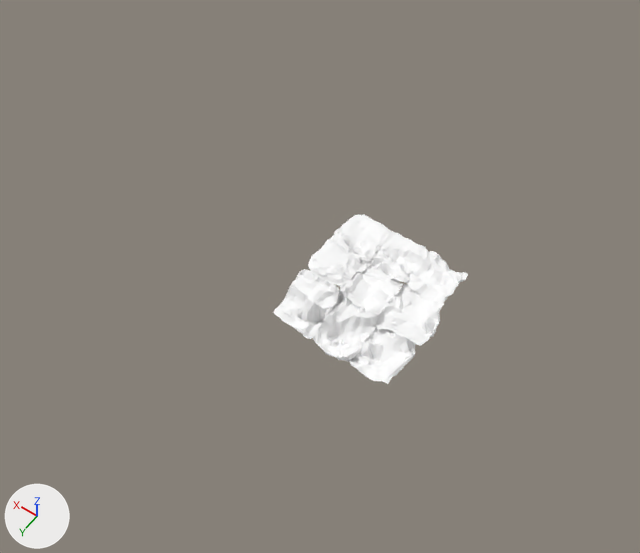
Renders of the COLLADA model sim/unreal_meshes/plane.dae from each side of a commit.
Camera for both pictures: a 50 mm lens placed at (-510.0, 762.0, 1128.0), pointed at (48.0, -19.0, -99.0). Every picture has the same lights, and +X, +Y and +Z are marked at lower left. Where no turn or scale is listed for an object, it has been applied to the vertices. Vertices at the same position are counted once.

Before the edit, the objects in view are built like this:
```python
me_cube_005 = bpy.data.meshes.new('Cube.005')
me_cube_005.from_pydata(...)  # 761 vertices, 1518 faces; spans x -41.5..39.3, y -42.8..44.0, z -59.2..2.3
me_cube_005.materials.append(mat_material_ffffff_001_002_002)  # white #ffffff
me_cube_014 = bpy.data.meshes.new('Cube.014')
me_cube_014.from_pydata(...)  # 728 vertices, 1452 faces; spans x -40.6..48.9, y -43.2..43.6, z -24.7..-0.1
me_cube_014.materials.append(mat_material_ffffff_001_002_005)  # white #ffffff
me_cube_015 = bpy.data.meshes.new('Cube.015')
me_cube_015.from_pydata(...)  # 728 vertices, 1452 faces; spans x -40.4..41.1, y -50.5..41.9, z -72.4..-6.8
me_cube_015.materials.append(mat_material_ffffff_001_002_006)  # white #ffffff
ob_cube_002 = bpy.data.objects.new('Cube_002', me_cube_005)
ob_cube_002.location = (0.0, 84.0, 0.0)
ob_cube_004 = bpy.data.objects.new('Cube_004', me_cube_014)
ob_cube_004.location = (-74.0, 5.0, 0.0)
ob_cube_005 = bpy.data.objects.new('Cube_005', me_cube_015)
ob_cube_005.location = (-74.0, 84.0, -3.0)
# also in view: 'Cube_008' at (-142.0, 80.0, -50.0); 'Cube' at (-2.0, 0.0, -6.0); 'Cube_003' at (-79.0, -72.0, -20.0); 'Cube_001' at (-5.0, -72.0, -10.0); 'Cube_007' at (-145.0, -74.0, -21.0)
```
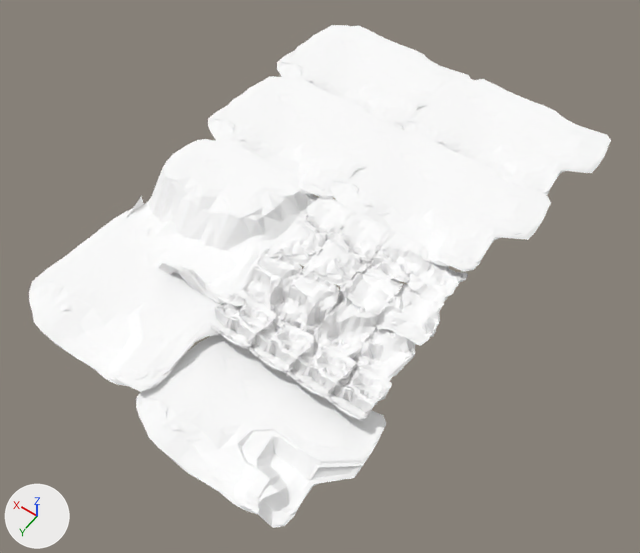
Commit message: added plane

Diff of the bpy script that builds the scene:
```diff
--- a/sim/unreal_meshes/plane.dae.py
+++ b/sim/unreal_meshes/plane.dae.py
@@ me_cube_005 @@
-me_cube_005.from_pydata(...)  # 761 vertices, 1518 faces; spans x -41.5..39.3, y -42.8..44.0, z -59.2..2.3
+me_cube_005.from_pydata(...)  # 761 vertices, 1518 faces; spans x -41.5..39.3, y -42.8..48.3, z -68.6..2.3
+# me_cube_005 part 1: 371 of 761 vertices moved; they spanned x -38.7..39.3, y -5.8..44.0, z -59.2..-14.7 and now span x -38.7..39.3, y -5.8..48.3, z -68.6..-19.9; mean shift (0.0, 2.5, -13.9); largest move (30.9, 23.5, -35.1) -> (30.9, 27.8, -63.0)
 me_cube_005.materials.append(mat_material_ffffff_001_002_002)
@@ ob_cube_009 @@
+ob_cube_009 = bpy.data.objects.new('Cube_009', me_cube_019)  # 761 vertices, 1518 faces; spans x -50.9..41.0, y -42.8..44.0, z -68.9..2.3; in mat_material_ffffff_001_002_010 (white #ffffff)
+ob_cube_009.location = (74.0, 83.0, 0.0)
@@ ob_cube_010 @@
+ob_cube_010 = bpy.data.objects.new('Cube_010', me_cube_020)  # 728 vertices, 1452 faces; spans x -42.7..38.3, y -43.5..55.7, z -18.7..11.7; in mat_material_ffffff_001_002_011 (white #ffffff)
+ob_cube_010.location = (69.0, 0.0, 0.0)
@@ ob_cube_011 @@
+ob_cube_011 = bpy.data.objects.new('Cube_011', me_cube_021)  # 728 vertices, 1452 faces; spans x -49.5..38.8, y -40.9..43.4, z -20.6..2.7; in mat_material_ffffff_001_002_012 (white #ffffff)
+ob_cube_011.location = (73.0, -73.0, 0.0)
@@ ob_cube_012 @@
+ob_cube_012 = bpy.data.objects.new('Cube_012', me_cube_022)  # 774 vertices, 1544 faces; spans x -41.2..50.4, y -44.9..43.5, z -70.9..-34.9; in mat_material_ffffff_001_002_013 (white #ffffff)
+ob_cube_012.location = (74.0, 161.0, 0.0)
@@ ob_cube_013 @@
+ob_cube_013 = bpy.data.objects.new('Cube_013', me_cube_023)  # 771 vertices, 1538 faces; spans x -40.9..50.5, y -44.0..43.0, z -70.9..-34.9; in mat_material_ffffff_001_002_014 (white #ffffff)
+ob_cube_013.location = (-5.0, 161.0, 0.0)
@@ ob_cube_014 @@
+ob_cube_014 = bpy.data.objects.new('Cube_014', me_cube_024)  # 772 vertices, 1540 faces; spans x -41.5..50.5, y -44.9..43.5, z -70.9..-34.9; in mat_material_ffffff_001_002_015 (white #ffffff)
+ob_cube_014.location = (-82.0, 161.0, 0.0)
@@ ob_cube_015 @@
+ob_cube_015 = bpy.data.objects.new('Cube_015', me_cube_025)  # 778 vertices, 1553 faces; spans x -41.0..50.5, y -44.6..43.5, z -70.9..-34.9; in mat_material_ffffff_001_002_016 (white #ffffff)
+ob_cube_015.location = (-149.0, 161.0, 0.0)
@@ ob_cube_016 @@
+ob_cube_016 = bpy.data.objects.new('Cube_016', me_cube_026)  # 728 vertices, 1452 faces; spans x -194.0..152.0, y -121.0..127.0, z -21.0..3.0; in mat_material_ffffff_001_002_017 (white #ffffff)
+ob_cube_016.location = (-38.0, -220.0, 0.0)
@@ ob_cube_017 @@
+ob_cube_017 = bpy.data.objects.new('Cube_017', me_cube_027)  # 728 vertices, 1452 faces; spans x -194.0..152.0, y -121.0..127.0, z -21.0..3.0; in mat_material_ffffff_001_002_018 (white #ffffff)
+ob_cube_017.location = (240.0, -220.0, 0.0)
@@ ob_cube_018 @@
+ob_cube_018 = bpy.data.objects.new('Cube_018', me_cube_028)  # 728 vertices, 1452 faces; spans x -202.0..152.0, y -121.0..154.0, z -82.0..-3.0; in mat_material_ffffff_001_002_019 (white #ffffff)
+ob_cube_018.location = (240.0, -2.0, 1.0)
@@ ob_cube_019 @@
+ob_cube_019 = bpy.data.objects.new('Cube_019', me_cube_029)  # 728 vertices, 1452 faces; spans x -194.0..152.0, y -121.0..127.0, z -21.0..3.0; in mat_material_ffffff_001_002_020 (white #ffffff)
+ob_cube_019.location = (240.0, -433.0, -6.0)
@@ ob_cube_020 @@
+ob_cube_020 = bpy.data.objects.new('Cube_020', me_cube_030)  # 728 vertices, 1452 faces; spans x -194.0..152.0, y -121.0..127.0, z -21.0..3.0; in mat_material_ffffff_001_002_021 (white #ffffff)
+ob_cube_020.location = (-56.0, -433.0, -6.0)
@@ ob_cube_021 @@
+ob_cube_021 = bpy.data.objects.new('Cube_021', me_cube_031)  # 728 vertices, 1452 faces; spans x -194.0..152.0, y -121.0..127.0, z -37.0..1.0; in mat_material_ffffff_001_002_022 (white #ffffff)
+ob_cube_021.location = (-23.0, 276.0, -70.0)
@@ ob_cube_022 @@
+ob_cube_022 = bpy.data.objects.new('Cube_022', me_cube_032)  # 728 vertices, 1452 faces; spans x -194.0..152.0, y -167.0..175.0, z -21.0..3.0; in mat_material_ffffff_001_002_023 (white #ffffff)
+ob_cube_022.location = (264.0, 188.0, -55.0)
```

Where the change shows, as pixel boxes [x1, y1, x2, y2] in the pictures (640 x 553 px; the box of a moved part takes in the faces that stretch with it):
'Cube_021', added: after [136, 335, 386, 528]
'Cube_022', added: after [29, 204, 240, 392]
'Cube_016', added: after [330, 133, 551, 272]
'Cube_018', added: after [126, 139, 319, 306]
'Cube_020', added: after [403, 79, 611, 195]
'Cube_017', added: after [208, 76, 413, 199]
'Cube_019', added: after [277, 25, 471, 129]
'Cube_002', reshaped: before [274, 269, 340, 339]; after [273, 269, 340, 337]
'Cube_009', added: after [239, 249, 302, 320]
'Cube_014', added: after [287, 341, 356, 398]
'Cube_015', added: after [322, 361, 392, 421]
'Cube_013', added: after [249, 320, 314, 373]
'Cube_012', added: after [210, 293, 276, 348]
'Cube_010', added: after [268, 218, 335, 268]
'Cube_011', added: after [299, 197, 357, 239]
part 1 of me_cube_005, moved or reshaped: before [274, 285, 329, 339]; after [273, 285, 328, 337]
